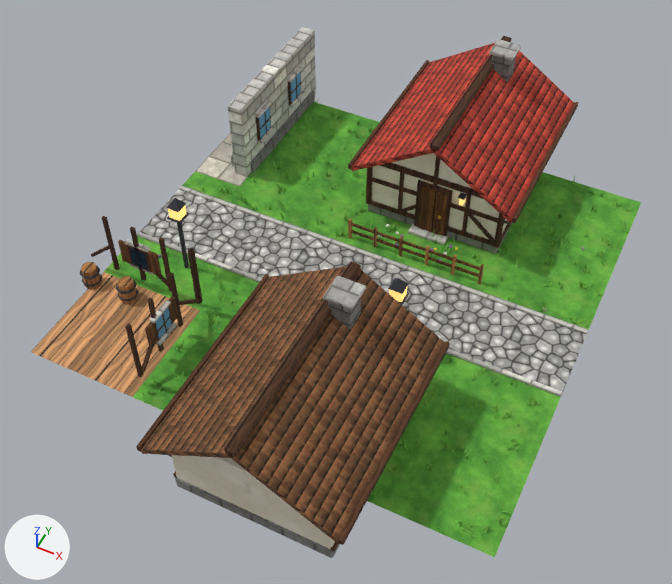
Renders of the glTF model assets/models/town_b/chunk_3_2.glb from each side of a commit.
Both versions are drawn from a camera (50 mm lens) standing at (65.3, -60.4, 24.0) and looking at (56.2, -42.1, 1.1). The axes (+X, +Y, +Z) are drawn at lower left. The lights are the same throughout. The older version comes first. Vertices at exactly the same position are counted once.

In view in the first picture: 'chunk_3_2'.
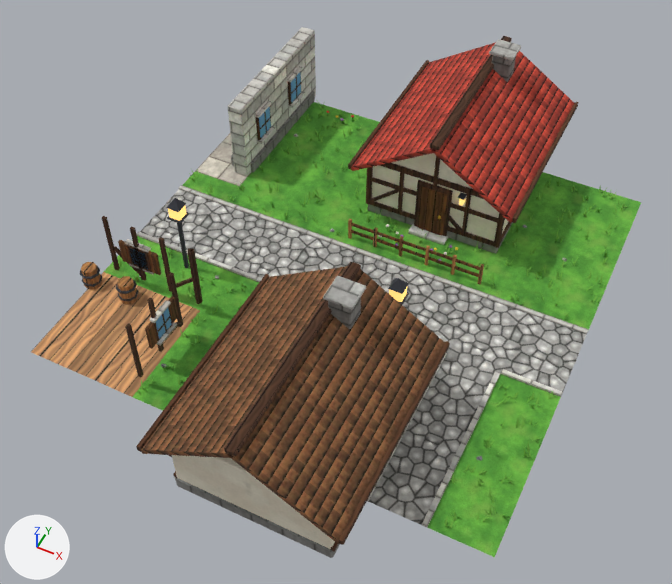
What differs and where, as boxes (x1, y1, x2, y2) in the pictures (672 x 584 px; the box of a moved part takes in the faces that stretch with it):
part 1 of me_chunk_3_2, moved or reshaped
    before: (91, 245, 109, 257)
    after: (113, 246, 141, 276)
part 2 of me_chunk_3_2, moved or reshaped
    before: (179, 299, 200, 305)
    after: (169, 322, 182, 328)
part 3 of me_chunk_3_2, deleted
    before: (136, 111, 627, 537)
part 4 of me_chunk_3_2, built on
    before: (267, 110, 633, 306)
    after: (189, 109, 627, 320)
part 5 of me_chunk_3_2, built on
    before: (119, 254, 540, 549)
    after: (112, 247, 555, 528)
part 6 of me_chunk_3_2, recoloured (green to grey)
    both: (368, 354, 495, 525)

What changed in the scene script:
```text
Add img_rock:
    img_rock = load_image('rock', '_unpacked/rock', 256, 256, 'sRGB')
Add mat_rock:
    mat_rock = bpy.data.materials.new('rock')
    # uses the picture img_rock
Add mat_flower_r:
    mat_flower_r = bpy.data.materials.new('flower_r')
    # nodes: BsdfPrincipled, Mix, OutputMaterial, VertexColor
    # colours: red #e2473d, mixed with the vertex colours
Change me_chunk_3_2:
    used by ob_chunk_3_2; location = (0.0, 0.0, 0.0)
    remove me_chunk_3_2.from_pydata(...)  # 10090 vertices, 14451 faces; spans x 47.6..64.0, y -50.5..-30.5, z 0.0..4.9
    add me_chunk_3_2.from_pydata(...)  # 10364 vertices, 14790 faces; spans x 47.7..64.0, y -50.5..-30.5, z 0.0..4.9
    me_chunk_3_2 part 1: the loose piece of 8 vertices spanning x 47.6..48.6, y -44.0..-43.9, z 0.6..1.5 is scaled about its middle by (0.99, 1, -0.986), then moved by (1.1, 0.0, 0.0)
    me_chunk_3_2 part 2: the loose piece of 8 vertices spanning x 52.0..52.1, y -45.1..-44.0, z 0.6..1.5 is moved by (0.0, -1.1, 0.0)
    me_chunk_3_2 part 3: 735 loose pieces with 2205 vertices, spanning x 48.1..64.0, y -48.0..-32.0, z 0.0..0.4, are deleted
    me_chunk_3_2 part 4: 58 vertices moved from x 50.3..63.6, y -38.9..-32.5, z 0.0..1.5 to x 50.4..63.6, y -38.9..-32.5, z 0.0..1.5; 230 vertices removed from x 50.2..63.8, y -39.0..-32.3, z 0.0..1.6; 1526 vertices added at x 48.0..64.0, y -39.1..-32.0, z 0.0..1.6
    me_chunk_3_2 part 5: 32 vertices moved within x 48.2..63.9, y -47.8..-42.2, z 0.0..1.5; 170 vertices removed from x 48.2..64.0, y -47.9..-41.8, z 0.0..1.6; 1269 vertices added at x 48.1..64.0, y -48.1..-42.0, z 0.0..1.6
    me_chunk_3_2 part 6: 384 faces spanning x 60.0..62.0, y -48.0..-42.0, z 0.0 switch from mat_grass_a to mat_cobble_a
    other edits to the shape of me_chunk_3_2 do not show in these pictures
    add me_chunk_3_2.materials.append(mat_rock)
    add me_chunk_3_2.materials.append(mat_flower_r)
```
